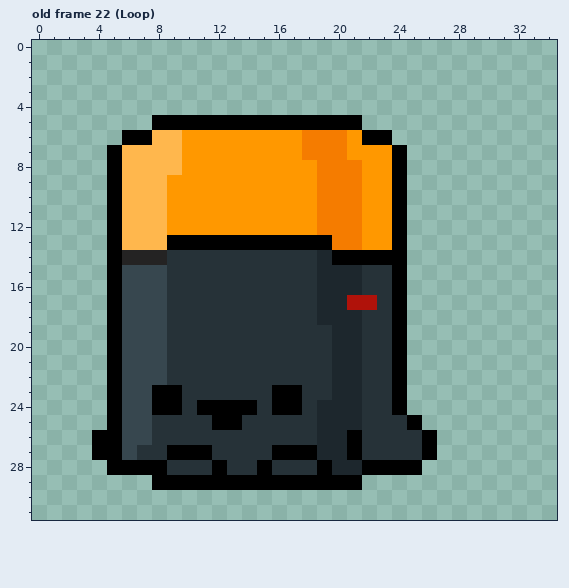
One commit to this pixel-art file: game/assets/player/player_nonactive.aseprite. The picture above was drawn from the file before the commit.
64x32 pixels, 22 frames. Colours within 5 levels of each other are drawn and written as one. Shown: old frame 22 (Loop): x 0..34, y 0..31. The commit also changed other frames, which this record leaves out.
After the commit:
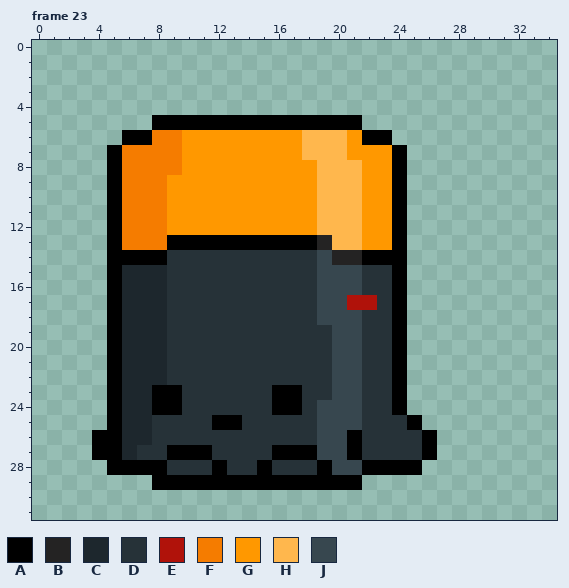
Palette (. is transparent): A #000000  B #242323  C #1d272d  D #263238  E #b0120a  F #f57c00  G #ff9800  H #ffb74d  J #37474f
A new or re-ordered frame is compared with the old frame closest to it.
The edit:
frames 22 -> 23
--- frame 23 is new; against old frame 22 (Loop), layer "player_front_looking_left"
@@ x 4..23 @@
  5 ....AAAAAAAAAAAAAA..
- 6 ..AAHHGGGGGGGGFFFGAA
- 7 .AHHHHGGGGGGGGFFFGGG
- 8 .AHHHHGGGGGGGGGFFFGG
- 9 .AHHHGGGGGGGGGGFFFGG
-10 .AHHHGGGGGGGGGGFFFGG
-11 .AHHHGGGGGGGGGGFFFGG
-12 .AHHHGGGGGGGGGGFFFGG
-13 .AHHHAAAAAAAAAAAFFGG
-14 .ABBBDDDDDDDDDDCAAAA
-15 .AJJJDDDDDDDDDDCCCDD
-16 .AJJJDDDDDDDDDDCCCDD
-17 .AJJJDDDDDDDDDDCCEED
-18 .AJJJDDDDDDDDDDCCCDD
-19 .AJJJDDDDDDDDDDDCCDD
-20 .AJJJDDDDDDDDDDDCCDD
-21 .AJJJDDDDDDDDDDDCCDD
-22 .AJJJDDDDDDDDDDDCCDD
-23 .AJJAADDDDDDAADDCCDD
-24 .AJJAADAAAADAADCCCDD
-25 .AJJDDDDAADDDDDCCCDD
-26 AAJJDDDDDDDDDDDCCADD
-27 AAJDDAAADDDDAAACCADD
-28 .AAAADDDADDADDDACCAA
+ 6 ..AAFFGGGGGGGGHHHGAA
+ 7 .AFFFFGGGGGGGGHHHGGG
+ 8 .AFFFFGGGGGGGGGHHHGG
+ 9 .AFFFGGGGGGGGGGHHHGG
+10 .AFFFGGGGGGGGGGHHHGG
+11 .AFFFGGGGGGGGGGHHHGG
+12 .AFFFGGGGGGGGGGHHHGG
+13 .AFFFAAAAAAAAAABHHGG
+14 .AAAADDDDDDDDDDJBBAA
+15 .ACCCDDDDDDDDDDJJJDD
+16 .ACCCDDDDDDDDDDJJJDD
+17 .ACCCDDDDDDDDDDJJEED
+18 .ACCCDDDDDDDDDDJJJDD
+19 .ACCCDDDDDDDDDDDJJDD
+20 .ACCCDDDDDDDDDDDJJDD
+21 .ACCCDDDDDDDDDDDJJDD
+22 .ACCCDDDDDDDDDDDJJDD
+23 .ACCAADDDDDDAADDJJDD
+24 .ACCAADDDDDDAADJJJDD
+25 .ACCDDDDAADDDDDJJJDD
+26 AACCDDDDDDDDDDDJJADD
+27 AACDDAAADDDDAAAJJADD
+28 .AAAADDDADDADDDAJJAA
 29 ....AAAAAAAAAAAAAA..
